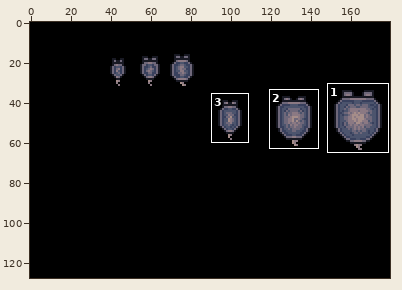
Pixel-art file -- resources/sprites.aseprite. Above, an overview of the earlier version with the close-up marked.
Close-up. As it was:
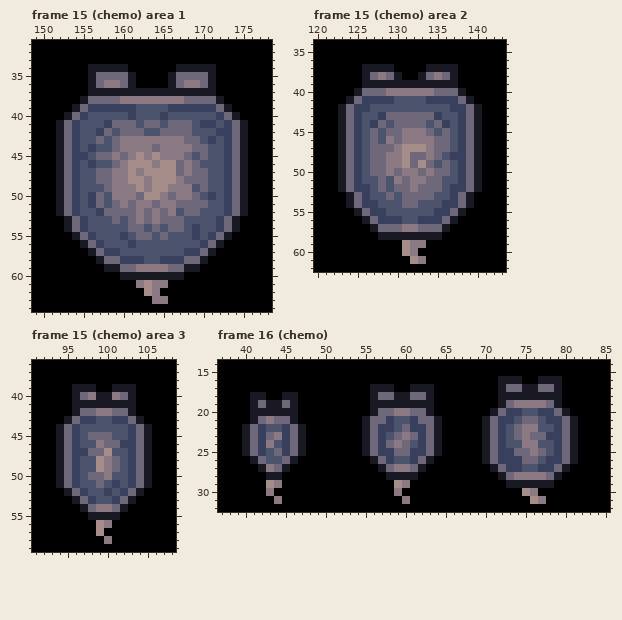
180x128 pixels, 73 frames. Colours within 5 levels of each other are drawn and written as one. Shown: frame 15 (chemo) area 1: x 149..178, y 31..64; frame 15 (chemo) area 2: x 120..143, y 34..62; frame 15 (chemo) area 3: x 91..108, y 36..59; frame 16 (chemo): x 37..85, y 14..32. The commit also changed other frames or places, which this record leaves out.
After the commit:
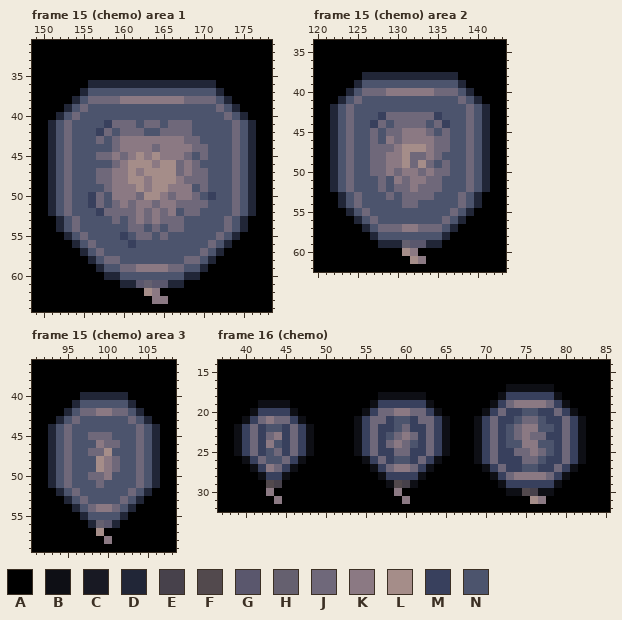
Palette (. is transparent): A #000000  B #0e0f15  C #181923  D #212637  E #47414b  F #52494d  G #5a576d  H #65606f  J #6f687a  K #8b7983  L #a58d89  M #38405d  N #4c546d
The edit:
layer "teeth" now hidden
Changed rows in their new state; - is an unchanged pixel.
Frame 15 (chemo) area 1:
first column x 151:
34 -----AAAAA------AAAAA-----
35 -----AAAAAA----AAAAAA-----
36 -----DDDDDDDDDDDDDDDD-----
37 ----DNNNNNNNNNNNNNNNND----
38 ---DN----------------ND---
39 --DN-NNNNNN----NNNNNN-ND--
40 -DN-N-----N---N------N-ND-
41 DN-N---------------NN-N-ND
42 DN-N-----------------NN-ND
43 DN-N----------------N-N-ND
44 DN-N-N----------------N-ND
45 DN-NN-----------------N-ND
46 DN-N-N----------------N-ND
47 DN-N------------------N-ND
48 DN-N------------------N-ND
49 DN-N------------------N-ND
50 DN-N------------------N-ND
51 DN-N------------------N-ND
52 DN-N------------------N-ND
53 -DN-N----------------N-ND-
54 -DN-N-------------N--N-ND-
55 --DN-N------------N-N-ND--
56 ---DN-N------------N-ND---
57 ----DN-NN--------NN-ND----
58 -----DN--NNN--NNN--ND-----
59 ------DNN--------NND------
60 -------DDNNNNNNNNDD-------
61 ---------DDGHGGDD---------
Frame 15 (chemo) area 2:
first column x 122:
37 ----AAAA----AAAA----
38 ----DDDDDDDDDDDD----
39 ---DNNNNNNNNNNNND---
40 --DN------------ND--
41 -DN-NNNN----NNNN-ND-
42 DN-NN----------NN-ND
43 DN-N------------N-ND
44 DN-N------------N-ND
45 DN-N------------N-ND
46 DN-N------------N-ND
47 DN-N------------N-ND
48 DN-N-----------NN-ND
49 DN-N------------N-ND
50 DN-N------------N-ND
51 DN-N------------N-ND
52 DN-NN----------NN-ND
53 -DN-N----------N-ND-
54 -DN-NN--------NN-ND-
55 --DN-NN------NN-ND--
56 ---DN-NNN--NNN-ND---
57 ----DN--------ND----
58 -----DNNNNNNNND-----
59 ------DDDHGGDD------
Frame 15 (chemo) area 3:
first column x 93:
39 ---AAA--AAA---
40 ---ADDDDDDA---
41 ---DNNNNNND---
42 --DN------ND--
43 -DN-NN--NN-ND-
44 DN-N------N-ND
45 DN-N------N-ND
46 DN-N-----NN-ND
47 DN-NN-----N-ND
48 DN-N------N-ND
49 DN-N------N-ND
50 DN-N------N-ND
51 DN-N----N-N-ND
52 -DN-N--N-N-ND-
53 --DN-N--N-ND--
54 ---DN----ND---
55 ----DNNNND----
56 -----DHGD-----
Frame 16 (chemo):
first column x 39:
16 ---------------------------------AAA--AAA---
17 -----------------AAA--AAA--------ABBBBBBA---
18 --AA--AA---------ABBBBBBA--------BMMMMMMB---
19 --ABBBBA---------BMMMMMMB-------BM------MB--
20 --BMMMMB--------BM------MB-----BM--------MB-
21 -BM----MB------BM--------MB---BM----------MB
22 BM------MB-----BM--------MB---BM----------MB
23 BM------MB-----BM--------MB---BM----------MB
24 BM------MB-----BM--------MB---BM----------MB
25 BM------MB-----BM--------MB---BM----------MB
26 -BM----MB-------BM------MB----BM----------MB
27 --BM--MB---------BM----MB------BM--------MB-
28 ---BMMB-----------BMMMMB--------BM------MB--
29 ----FE-------------BFEB----------BMMMMMMB---
30 ----------------------------------BBFEBB----
Boxes around the changes in both close-ups, in picture pixels (x1, y1, x2, y2):
changed: (48, 64, 256, 288)
changed: (330, 64, 490, 248)
changed: (48, 384, 160, 528)
changed: (354, 376, 586, 496)
changed: (234, 392, 314, 488)
